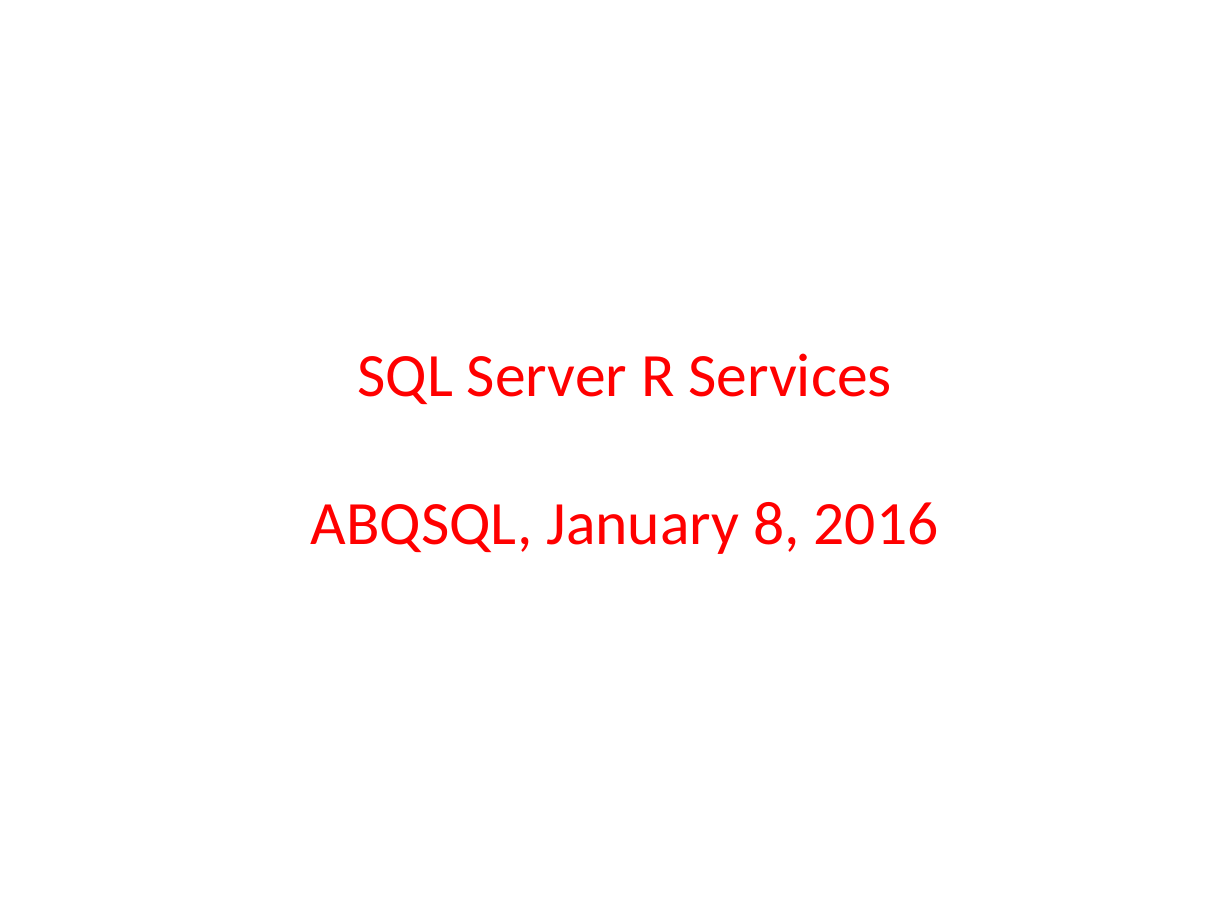
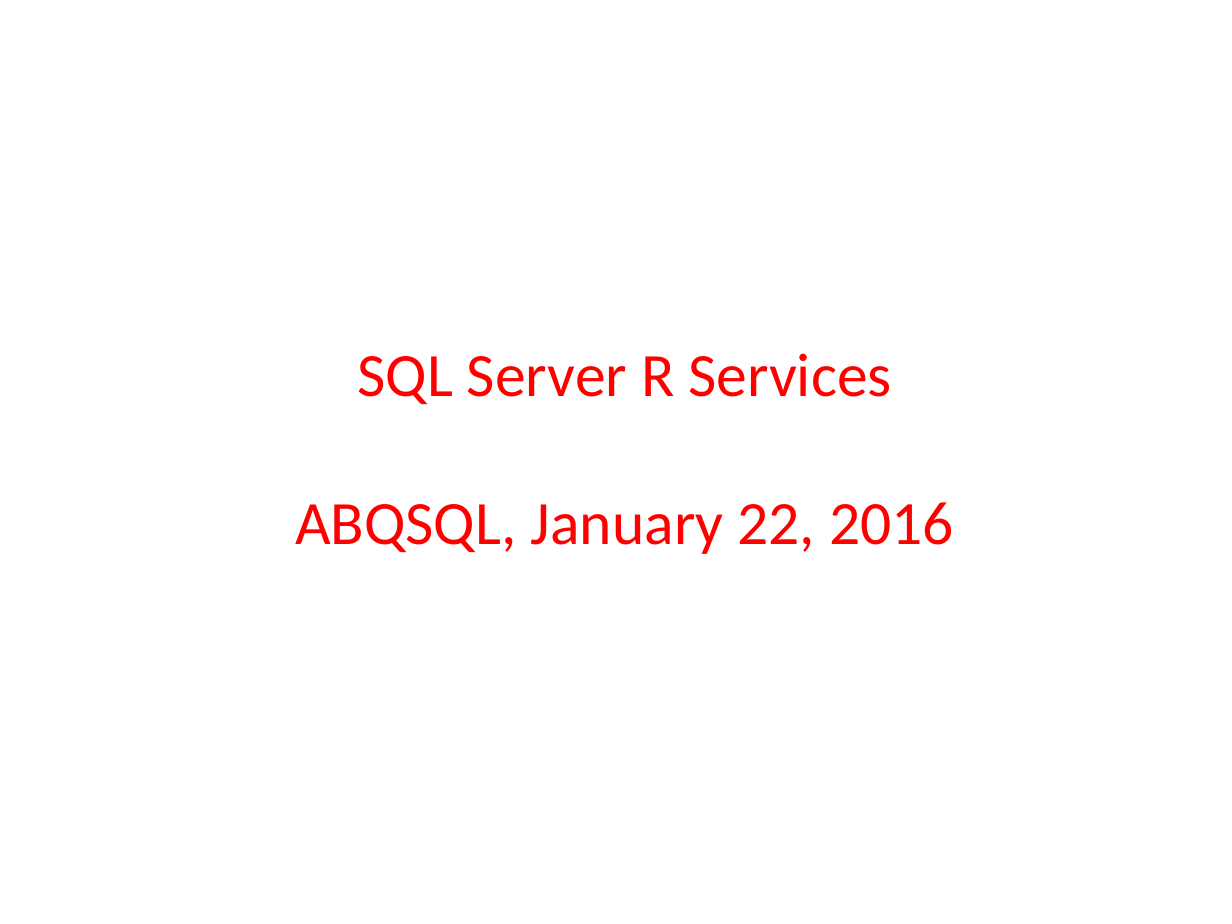
Before and after one commit to DrJekyll325/SQLServer, a slide deck: slide 1 of Presentations/SQL Server R Services/SQL Server R Services - ABQSQL.pptx. Drawn at 1232x924 pixels with LibreOffice and Linux fonts; fonts in the diff are those of the drawing; background and template pictures are left out. Boxes give left, top, right and bottom in pixels: in the first picture for what was removed or moved away, otherwise in the second. Text is boxed around its words. In the diff, an @@ line names an element or a change of style, - is before the commit and + after.

```diff
--- a/Presentations/SQL Server R Services/SQL Server R Services - ABQSQL.pptx
+++ b/Presentations/SQL Server R Services/SQL Server R Services - ABQSQL.pptx
@@ title at [295, 353, 954, 554]: text changed @@
-SQL Server R Services
-ABQSQL, January 8, 2016
+SQL Server R Services
+ABQSQL, January 22, 2016
```
Also in this commit, not shown: 1 other slide changed, 4 slides added, 20 other files.
